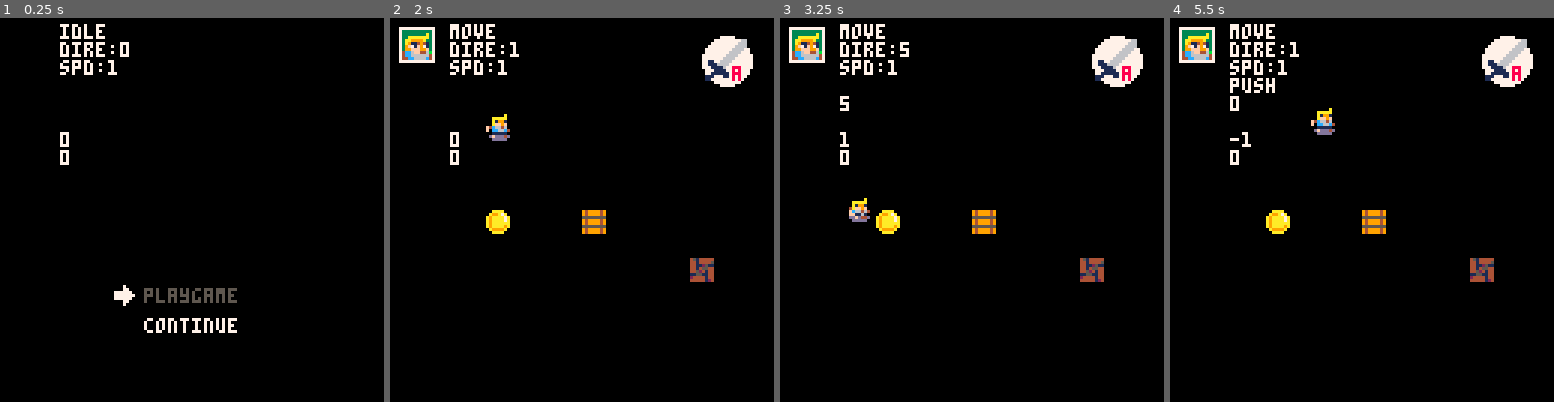
Above: before the commit, frames 1-4 (left to right).
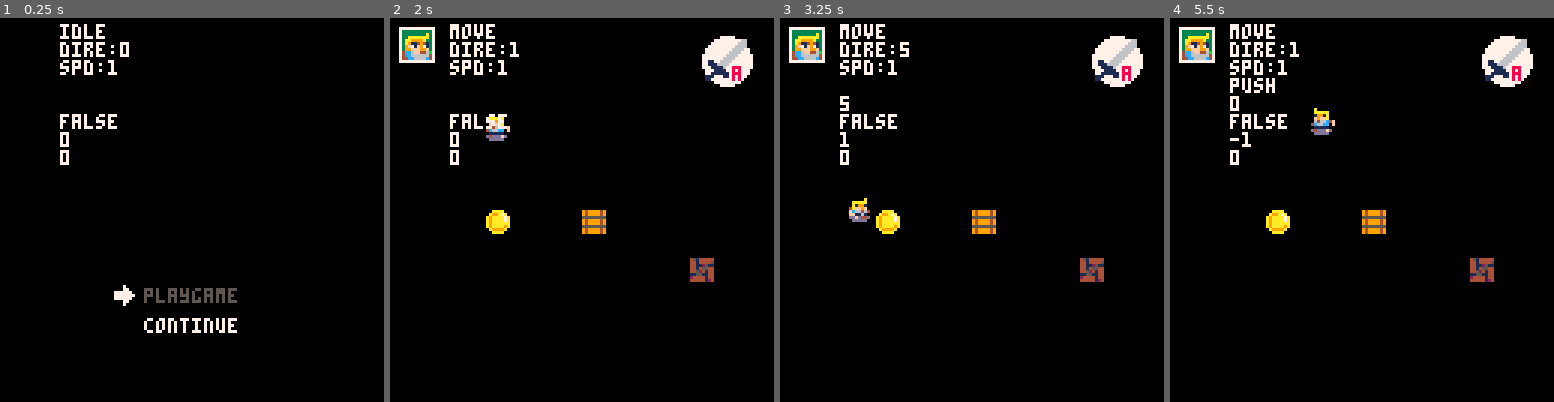
Above: after the commit, the same moments.

Repository: yuwangyu-Hub/pico8arpg
Game: PICO-8 cartridge arpg.p8
Same seed, same stepped clock (60 frames per second), same inputs: the game is played once before the commit and once after it.
Inputs:
- Up to frame 1 (0.25 s): no input
- Up to frame 2 (2 s): tap O (Z key) at 0.33, 0.7, 1.43 s; tap X (X key) at 1.07 s; hold Left from 1.97 s (still down)
- Up to frame 3 (3.25 s): tap X (X key) every 0.33 s from 2.07 to 3.07 s; tap O (Z key) at 2.22, 3.1 s; release Left at 2.37 s; hold Down 2.42-2.82 s; hold Right from 2.87 s (still down)
- Up to frame 4 (5.5 s): tap X (X key) every 0.33 s from 3.4 to 5.4 s; release Right at 3.53 s; hold Up 3.58-4.08 s; tap O (Z key) at 3.98, 4.87 s; hold Right 4.13-4.53 s; hold Down 4.58-5.08 s; hold Left from 5.13 s (still down)

The runs differ from the first frame. In frame 1, 0.3% of the frame differs, in the area x 15-31%, y 25-29%; in frame 2, 0.4%; in frame 3, 0.3%; in frame 4, 0.5%, in the area x 15-43%, y 23-31%.

Commit message:
移动中的推bug修改
改了移动过程中碰撞后的推的动画帧问题

Diff:
--- a/action.lua
+++ b/action.lua
@@ -68,6 +68,13 @@
 					if sb.dire==1 or sb.dire==2 or sb.dire==8 then
 						sb.spd.spx=0
 						sb.spd.spy=diry[sb.dire]*sb.speed
+						sb.frame=sb.sprs.push[(colldire+1)/2]
+					elseif sb.dire==3 or sb.dire==7 then
+						iscoll=false
+						sb.spd.spx=0
+						sb.spd.spy=diry[sb.dire]*sb.speed
+						sb.move_t+=.2
+						sb.frame=sb.sprs.move[ceil(sb.move_t%#sb.sprs.move)]
 					else
 						move(sb)
 					end
@@ -75,6 +82,13 @@
 					if sb.dire==3  or sb.dire==2 or sb.dire==4 then
 						sb.spd.spx=dirx[sb.dire]*sb.speed
 						sb.spd.spy=0
+						sb.frame=sb.sprs.push[(colldire+1)/2]
+					elseif sb.dire==1 or sb.dire==5 then
+						iscoll=false
+						sb.spd.spx=dirx[sb.dire]*sb.speed
+						sb.spd.spy=0
+						sb.move_t+=.2
+						sb.frame=sb.sprs.move[ceil(sb.move_t%#sb.sprs.move)]
 					else
 						move(sb)
 					end
@@ -82,6 +96,13 @@
 					if sb.dire==5  or sb.dire==4 or sb.dire==6 then
 						sb.spd.spx=0
 						sb.spd.spy=diry[sb.dire]*sb.speed
+						sb.frame=sb.sprs.push[(colldire+1)/2]
+					elseif sb.dire==3 or sb.dire==7 then
+						iscoll=false
+						sb.spd.spx=0
+						sb.spd.spy=diry[sb.dire]*sb.speed
+						sb.move_t+=.2
+						sb.frame=sb.sprs.move[ceil(sb.move_t%#sb.sprs.move)]
 					else
 						move(sb)
 					end
@@ -89,12 +110,17 @@
 					if sb.dire==7  or sb.dire==8 or sb.dire==6 then
 						sb.spd.spx=dirx[sb.dire]*sb.speed
 						sb.spd.spy=0
+						sb.frame=sb.sprs.push[(colldire+1)/2]
+					elseif sb.dire==1 or sb.dire==5 then
+						iscoll=false
+						sb.spd.spx=dirx[sb.dire]*sb.speed
+						sb.spd.spy=0
+						sb.move_t+=.2
+						sb.frame=sb.sprs.move[ceil(sb.move_t%#sb.sprs.move)]
 					else
 						move(sb)
 					end
 				end
-				sb.frame=sb.sprs.push[(colldire+1)/2]
-
 			else
 				iscoll=false
 				move(sb)
--- a/input.lua
+++ b/input.lua
@@ -1,9 +1,9 @@
 function input_direct_sys()
 	local btnv=btn()&0b1111 --遮罩剔除掉X\O的输入
 	wy.dire = input_dire[btnv+1] --获取方向
-	if (wy.dire==2 or wy.dire==1 or wy.dire==8) and  iscoll then
+	if (wy.dire==2 or wy.dire==1 or wy.dire==8) and  not iscoll then
 		wy.sprflip=true --如果是右上方向，精灵翻转
-	elseif (wy.dire==4 or wy.dire==5 or wy.dire==6) and  iscoll then
+	elseif (wy.dire==4 or wy.dire==5 or wy.dire==6) and  not iscoll then
 		wy.sprflip=false --其他方向不翻转
 	end
 	if btnp()&0b110000 ==16 then --攻击为真
--- a/main.lua
+++ b/main.lua
@@ -59,7 +59,7 @@
 	print("spd:"..wy.speed)
 	print(debug)
 	print(debug1)
-	print(debug2)
+	print(iscoll)
 	print(wy.spd.spx)
 	print(wy.spd.spy)
 
Not shown, changed: .DS_Store
